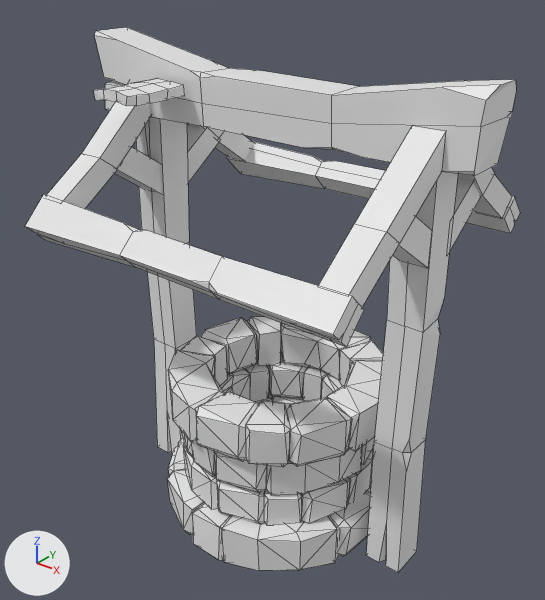
Two versions of the Blender file Blender/LowPolyWellTutorial.blend, one commit apart.
Rendered twice from a 50 mm lens placed at (3.53, -3.51, 4.63), pointed at (0.1, 0.78, 1.98). Arrows for +X, +Y and +Z are at lower left; the lights stay in place. The picture after the commit comes second. Mesh edges are drawn as thin lines.

Before the edit, the objects in view are built like this:
```python
me_cube_003 = bpy.data.meshes.new('Cube.003')
me_cube_003.from_pydata(...)  # 12 vertices, 10 faces; spans x -1.06..1.0, y -6.91..1.0, z -6.21..1.0
me_cube_006 = bpy.data.meshes.new('Cube.006')
me_cube_006.from_pydata(...)  # 34 vertices, 31 faces; spans x -0.199..0.2, y -0.269..0.266, z -0.042..0.062
me_cube_024 = bpy.data.meshes.new('Cube.024')
me_cube_024.from_pydata(...)  # 528 vertices, 548 faces; spans x -0.15..4.83, y -0.2..0.2, z -0.38..0.04
ob_cube_002 = bpy.data.objects.new('Cube.002', me_cube_024)
ob_cube_002.location = (-0.41, 1.129, 1.03)
ob_cube_002.rotation_euler = (0.0, 0.0, -2.106)  # degrees (0, 0, -121)
ob_cube_002.scale = (0.863, 0.863, 0.863)
_m = ob_cube_002.modifiers.new('SimpleDeform', 'SIMPLE_DEFORM')
_m.deform_method = 'BEND'
_m.deform_axis = 'Z'
_m.factor = 6.283
_m.angle = 6.283
_m = ob_cube_002.modifiers.new('Decimate', 'DECIMATE')
_m.ratio = 0.331
ob_cube_006 = bpy.data.objects.new('Cube.006', me_cube_003)
ob_cube_006.location = (1.423, 0.495, 3.463)
ob_cube_006.scale = (0.12, 0.12, 0.12)
_m = ob_cube_006.modifiers.new('Mirror', 'MIRROR')
_m.use_axis = (True, True, False)
_m.mirror_object = ob_mirror_empty
ob_cube_009 = bpy.data.objects.new('Cube.009', me_cube_006)
ob_cube_009.location = (-0.722, 0.267, 3.588)
# also in view: 'Cube.010' at (0.16, 0.79, 0.22); 'Cube.001' at (0.17, 0.78, 0.55); 'Cube.008' at (0.1, 0.79, 3.6); 'Cube.004' at (-1.07, 0.78, 1.66); 'Cube' at (1.35, 0.78, 1.69)
```
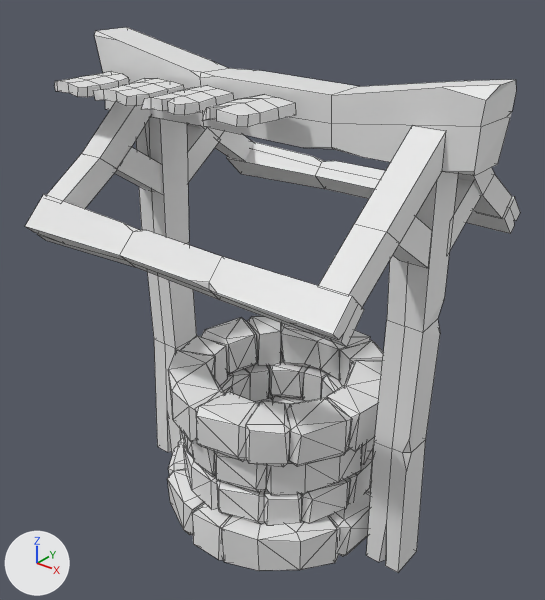
Edits to the scene script, one JSON object a line:
```json
{"op": "add", "block": "me_cube_009", "code": ["me_cube_009 = bpy.data.meshes.new('Cube.009')", "me_cube_009.from_pydata(...)  # 38 vertices, 33 faces; spans x -0.212..0.191, y -0.269..0.272, z -0.042..0.062"]}
{"op": "add", "block": "me_cube_008", "code": ["me_cube_008 = bpy.data.meshes.new('Cube.008')", "me_cube_008.from_pydata(...)  # 39 vertices, 34 faces; spans x -0.198..0.2, y -0.269..0.264, z -0.042..0.062"]}
{"op": "add", "block": "me_cube_007", "code": ["me_cube_007 = bpy.data.meshes.new('Cube.007')", "me_cube_007.from_pydata(...)  # 38 vertices, 33 faces; spans x -0.205..0.191, y -0.269..0.29, z -0.042..0.062"]}
{"op": "add", "block": "ob_cube_023", "code": ["ob_cube_023 = bpy.data.objects.new('Cube.023', me_cube_009)", "ob_cube_023.location = (0.307, 0.267, 3.588)"]}
{"op": "add", "block": "ob_cube_022", "code": ["ob_cube_022 = bpy.data.objects.new('Cube.022', me_cube_008)", "ob_cube_022.location = (-1.251, 0.267, 3.588)"]}
{"op": "add", "block": "ob_cube_021", "code": ["ob_cube_021 = bpy.data.objects.new('Cube.021', me_cube_007)", "ob_cube_021.location = (-0.237, 0.267, 3.588)"]}
```

Boxes (x1, y1, x2, y2) around the edits, measured in the pictures (545 x 600 px):
```json
{"object": "Cube.023", "change": "added", "after": [202, 95, 296, 127]}
{"object": "Cube.021", "change": "added", "after": [142, 85, 234, 115]}
{"object": "Cube.022", "change": "added", "after": [54, 71, 130, 97]}
```
